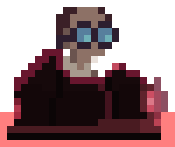
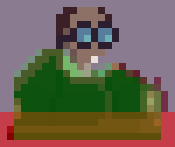
Revision of a layered w=175, h=147 image; what changed, layer by layer:
added layer "Hotspot" (30%) above "Collision" over [14, 49, 161, 140]
moved "Collision" above "GhostCar01.png" over [0, 112, 175, 147]
added layer "Layer 1" over [0, 0, 175, 147]
